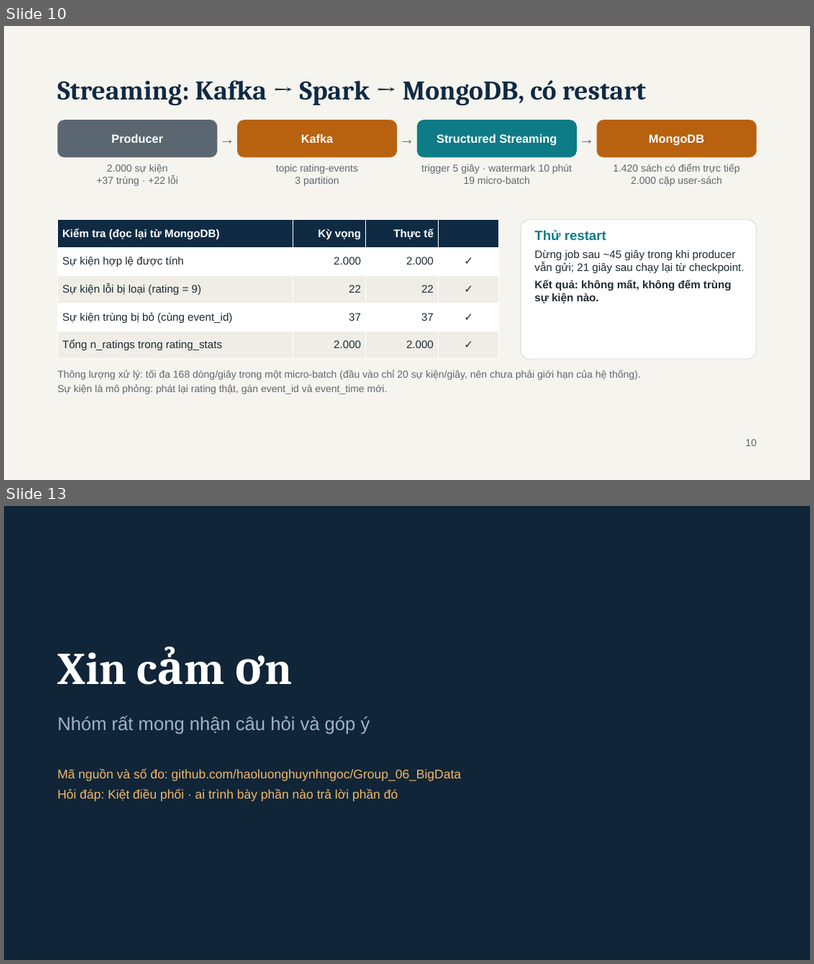
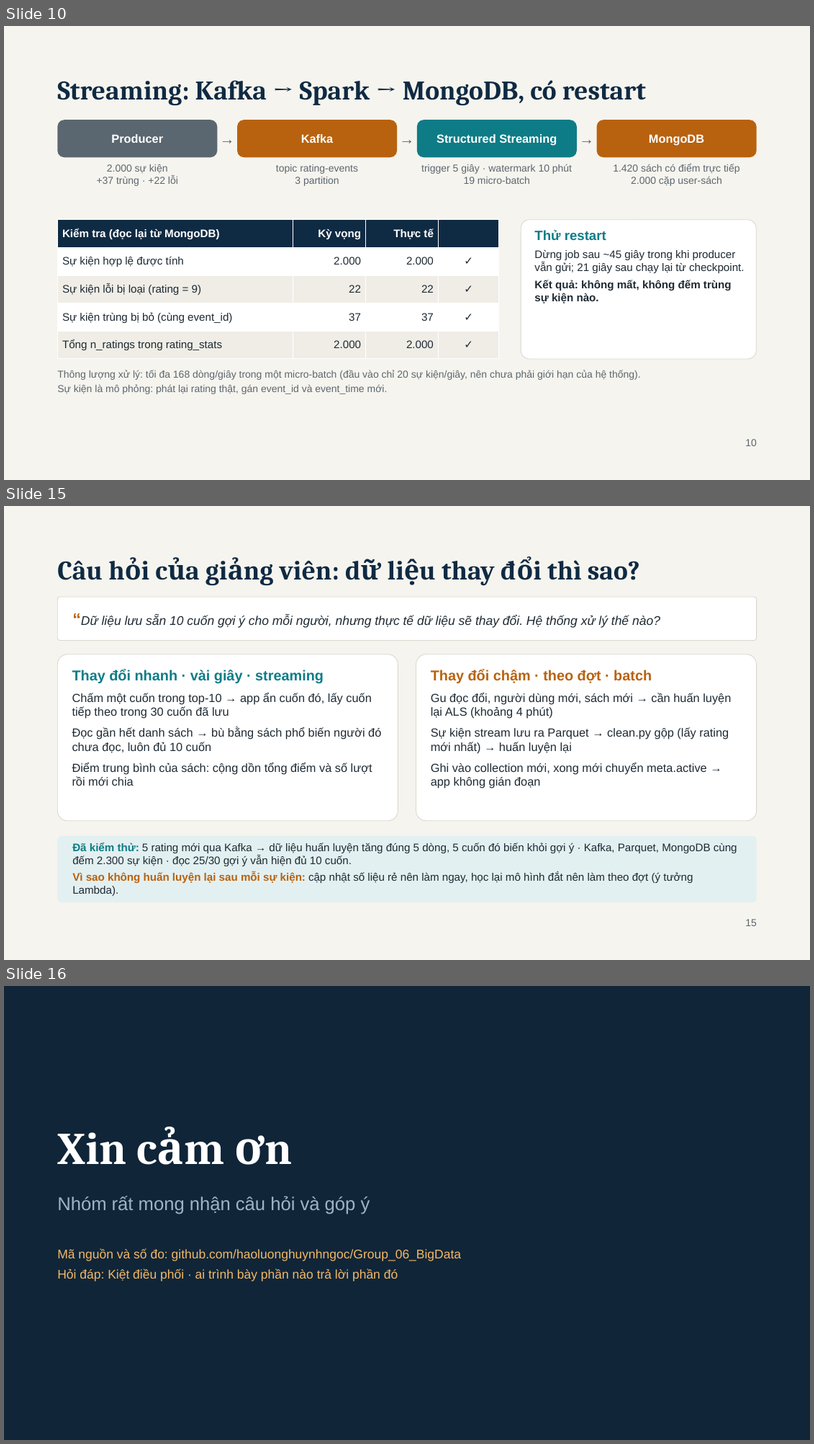
Before and after one commit to haoluonghuynhngoc/Group_06_BigData, a slide deck: Present/BookPulse - BDA501 Session 8 Team Presentation.pptx. Shown one above the other, each under a label of ours: slides 10 and 13 before the commit, slides 10, 15 and 16 after it; the slides between them are not shown. The pictures are 814x964 and 814x1444 pixels, drawn with LibreOffice and Linux fonts; fonts in the diff are those of the drawing. Boxes give left, top, right and bottom in pixels: in the first picture for what was removed or moved away, otherwise in the second. Text is boxed around its words. In the diff, an @@ line names an element or a change of style, - is before the commit and + after.

```diff
--- a/Present/BookPulse - BDA501 Session 8 Team Presentation.pptx
+++ b/Present/BookPulse - BDA501 Session 8 Team Presentation.pptx
@@ slide 15 added at (4,506,810,960), background #F6F4EE @@
@@ text added at (57,560,640,586), 32 pt, text #0F2A43, bold @@
+Câu hỏi của giảng viên: dữ liệu thay đổi thì sao?
@@ rounded rectangle added at (58,597,757,641), fill #FFFFFF, outline #DAD7CC 0.75 pt @@
@@ text added at (81,615,661,628), 15 pt, text #1E2A33, italic @@
+“Dữ liệu lưu sẵn 10 cuốn gợi ý cho mỗi người, nhưng thực tế dữ liệu sẽ thay đổi. Hệ thống xử lý thế nào?
@@ rounded rectangle added at (58,654,399,821), fill #FFFFFF, outline #DAD7CC 0.75 pt @@
@@ rounded rectangle added at (417,654,757,821), fill #FFFFFF, outline #DAD7CC 0.75 pt @@
@@ text added at (72,669,381,785), 14 pt, text #1E2A33 @@
+Thay đổi nhanh · vài giây · streaming
+Chấm một cuốn trong top-10 → app ẩn cuốn đó, lấy cuốn tiếp theo trong 30 cuốn đã lưu
+Đọc gần hết danh sách → bù bằng sách phổ biến người đó chưa đọc, luôn đủ 10 cuốn
+Điểm trung bình của sách: cộng dồn tổng điểm và số lượt rồi mới chia
@@ text added at (431,669,731,788), 14 pt, text #1E2A33 @@
+Thay đổi chậm · theo đợt · batch
+Gu đọc đổi, người dùng mới, sách mới → cần huấn luyện lại ALS (khoảng 4 phút)
+Sự kiện stream lưu ra Parquet → clean.py gộp (lấy rating mới nhất) → huấn luyện lại
+Ghi vào collection mới, xong mới chuyển meta.active → app không gián đoạn
@@ rounded rectangle added at (58,836,757,902), fill #E3F0F1 @@
@@ text added at (72,842,738,896), 13 pt, text #1E2A33 @@
+Đã kiểm thử: 5 rating mới qua Kafka → dữ liệu huấn luyện tăng đúng 5 dòng, 5 cuốn đó biến khỏi gợi ý · Kafka, Parquet, MongoDB cùng đếm 2.300 sự kiện · đọc 25/30 gợi ý vẫn hiện đủ 10 cuốn.
+Vì sao không huấn luyện lại sau mỗi sự kiện: cập nhật số liệu rẻ nên làm ngay, học lại mô hình đắt nên làm theo đợt (ý tưởng Lambda).
@@ text added at (746,919,757,926), 12 pt, text #5B6770 @@
+15
@@ what was slide 13 is now slide 16 @@
```
Also in this commit, not shown: 3 slides changed, 3 other slides added, 11 other files.
